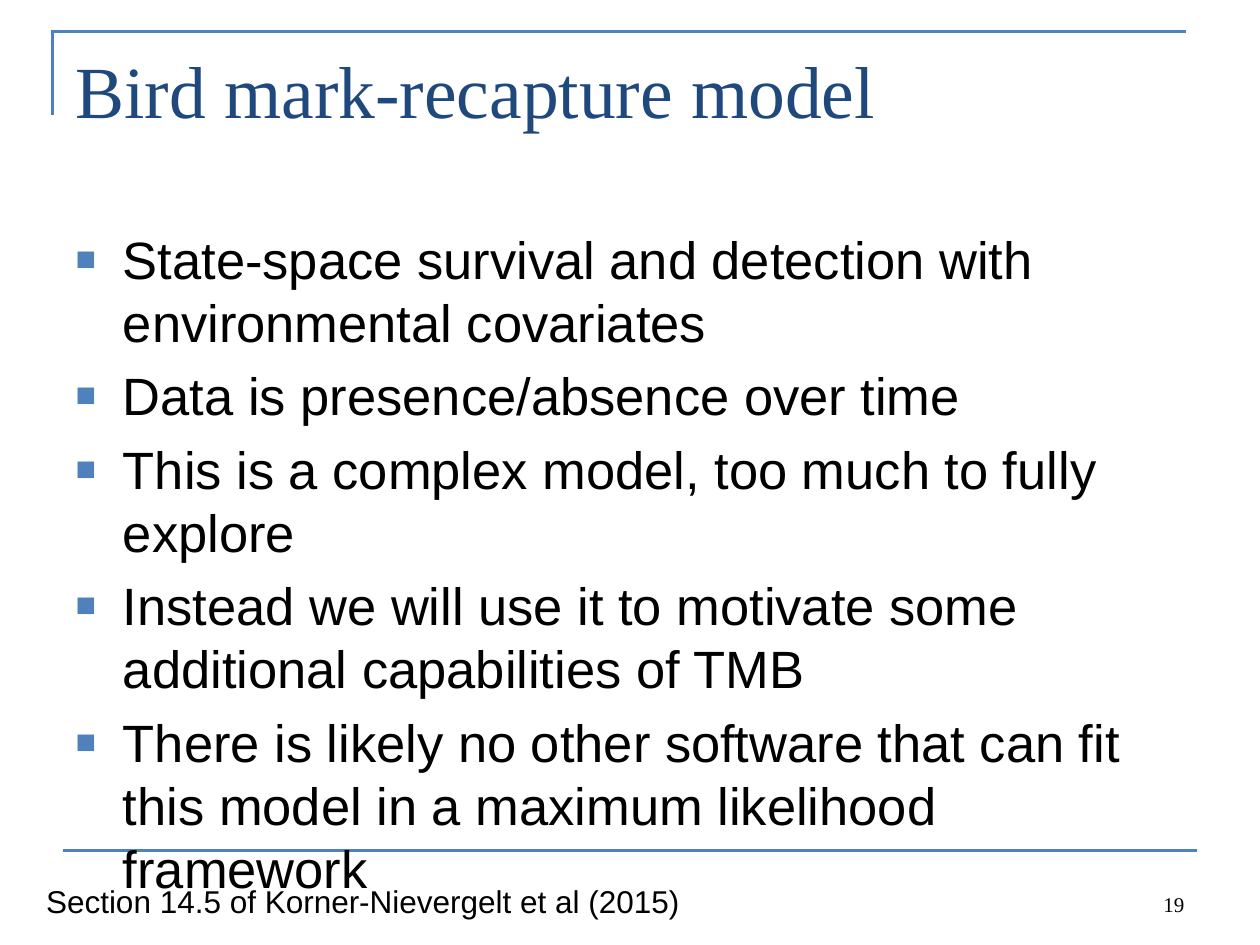
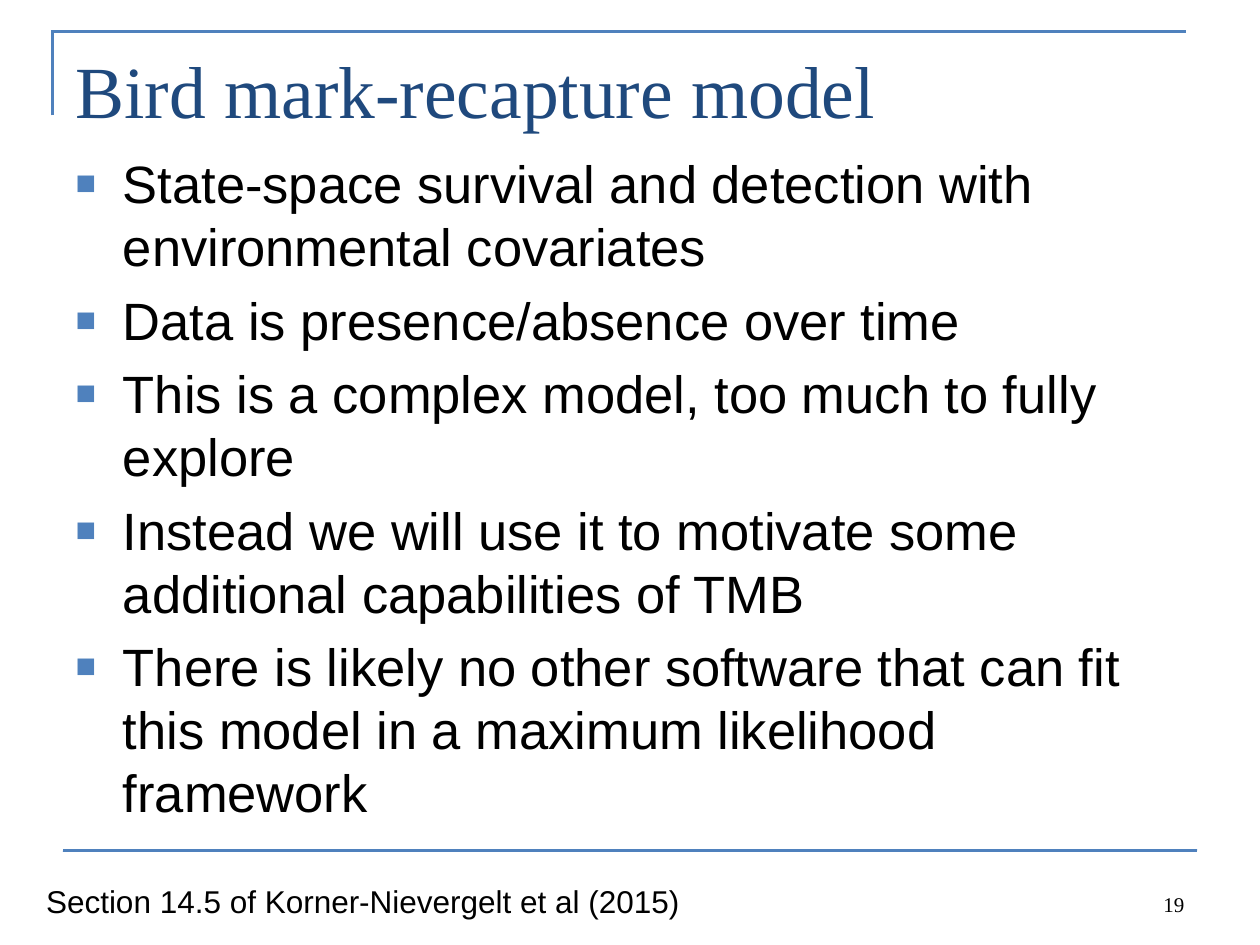
Before and after one commit to colemonnahan/tmb_workshop, a slide deck: slide 19 of day4/lecture4_GLMM_beyond.pptx. Drawn at 1260x945 pixels with LibreOffice and Linux fonts; fonts in the diff are those of the drawing. Boxes give left, top, right and bottom in pixels: in the first picture for what was removed or moved away, otherwise in the second. Text is boxed around its words. In the diff, an @@ line names an element or a change of style, - is before the commit and + after.

```diff
--- a/day4/lecture4_GLMM_beyond.pptx
+++ b/day4/lecture4_GLMM_beyond.pptx
@@ text "State-space survival and detection with ...": place and size @@
-text "State-space survival and detection with ..." at box(123, 241, 1120, 826)
+text "State-space survival and detection with ..." at box(123, 165, 1120, 750)
```
Also in this commit, not shown: 1 other slide changed, 4 other files.
